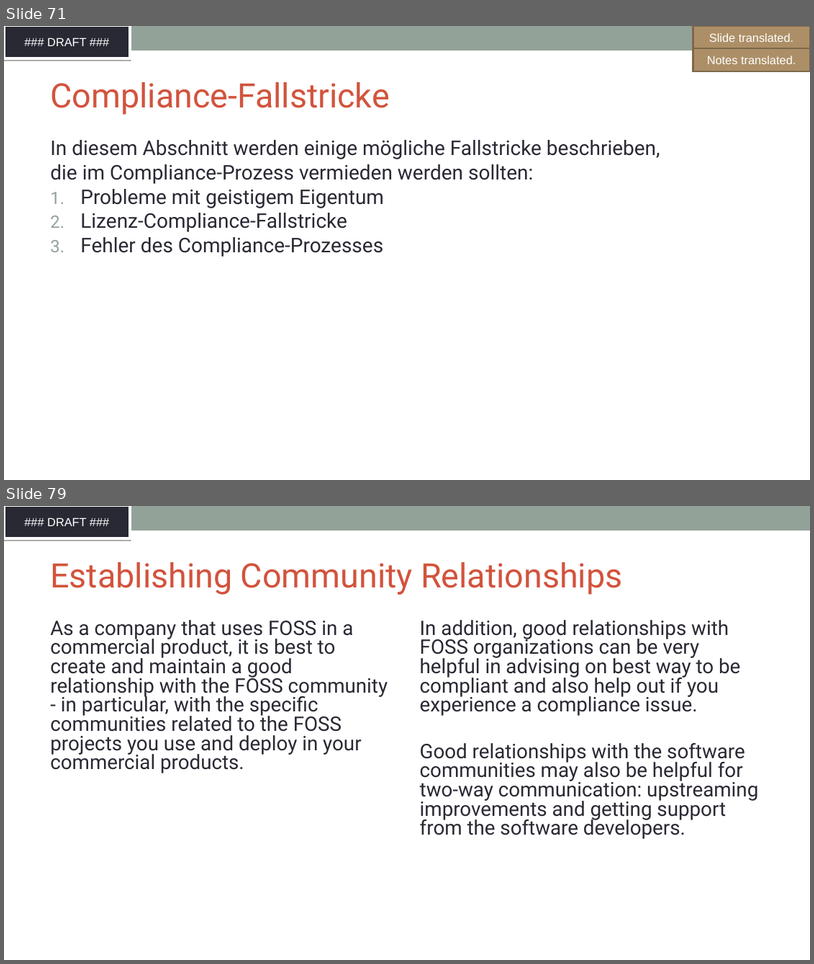
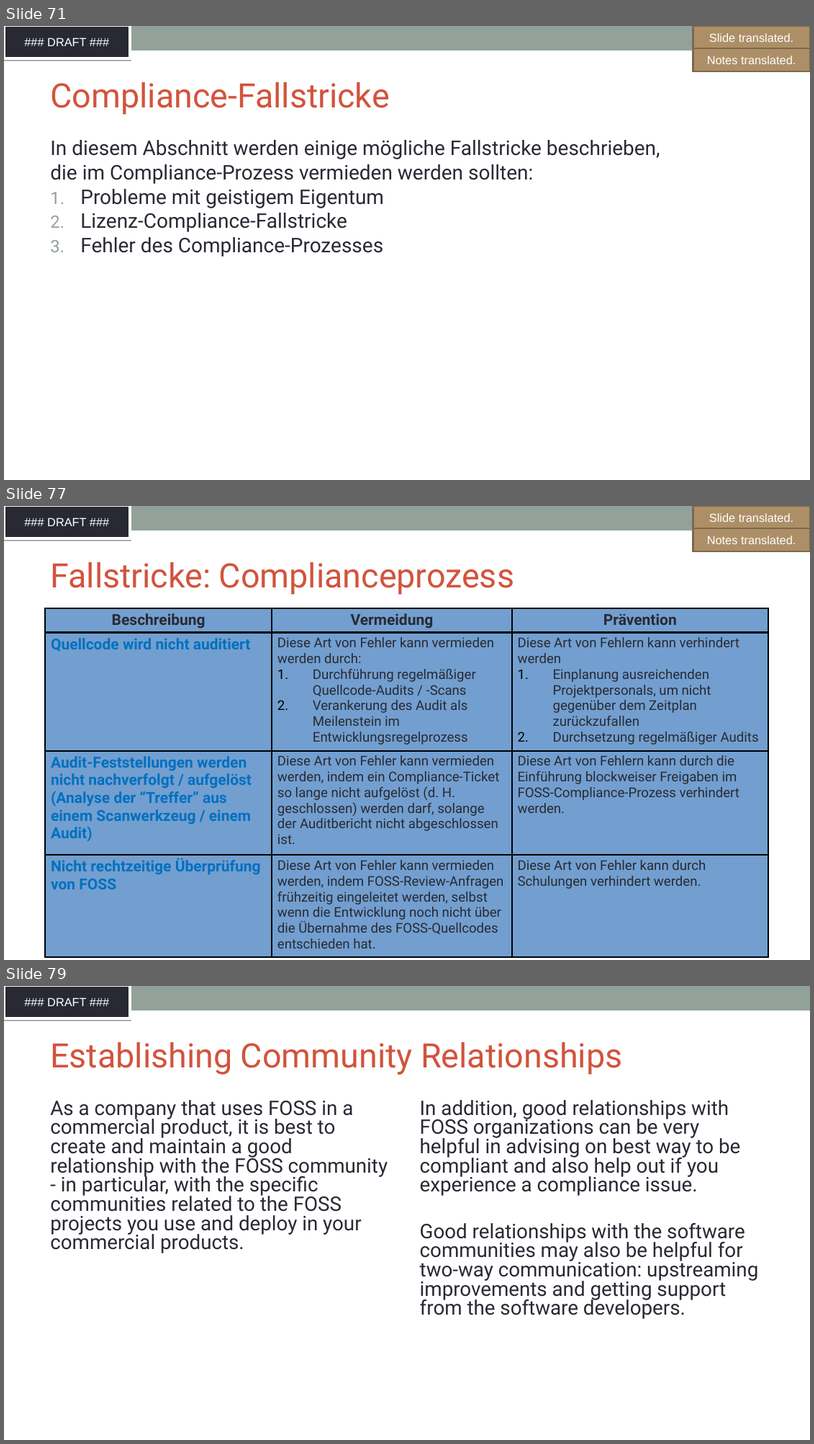
Before and after one commit to SThanheiser/curriculum, a slide deck: translation-DE/slides/DFT_openchain-curriculum-for-1-1_GER.odp. Shown one above the other, each under a label of ours: slides 71 and 79 before the commit, slides 71, 77 and 79 after it; the slides between them are not shown. The pictures are 814x964 and 814x1444 pixels, drawn with LibreOffice and Linux fonts; fonts in the diff are those of the drawing; background and template pictures are left out. Boxes give left, top, right and bottom in pixels: in the first picture for what was removed or moved away, otherwise in the second. Text is boxed around its words. In the diff, an @@ line names an element or a change of style, - is before the commit and + after.

```diff
--- a/translation-DE/slides/DFT_openchain-curriculum-for-1-1_GER.odp
+++ b/translation-DE/slides/DFT_openchain-curriculum-for-1-1_GER.odp
@@ slide 77 added at (4,506,810,960), background #FFFFFF; not listed: 2 template elements that a slide beside it also shows @@
@@ freeform shape added at (694,506,810,529), fill #AD8F67, outline #7E684A 2.01 pt, 14 pt, text #FFFFFF @@
+GFX translated.
@@ freeform shape added at (694,506,810,529), fill #AD8F67, outline #7E684A 2.01 pt, 14 pt, text #FFFFFF @@
+Slide translated.
@@ freeform shape added at (694,528,810,551), fill #AD8F67, outline #7E684A 2.01 pt, 14 pt, text #FFFFFF @@
+Notes translated.
@@ title added at (50,562,514,595), 40 pt, text #D2533C @@
+Fallstricke: Complianceprozess
@@ table added at (45,608,769,957), 4 rows, 3 columns @@
+Beschreibung | Vermeidung | Prävention
+Quellcode wird nicht auditiert | Diese Art von Fehler kann vermieden werden durch: / Durchführung regelmäßiger Quellcode-Audits / -Scans / Verankerung des Audit als Meilenstein im Entwicklungsregelprozess | Diese Art von Fehlern kann verhindert werden / Einplanung ausreichenden Projektpersonals, um nicht gegenüber dem Zeitplan zurückzufallen / Durchsetzung regelmäßiger Audits
+Audit-Feststellungen werden nicht nachverfolgt / aufgelöst / (Analyse der “Treffer” aus einem Scanwerkzeug / einem Audit) | Diese Art von Fehler kann vermieden werden, indem ein Compliance-Ticket so lange nicht aufgelöst (d. H. geschlossen) werden darf, solange der Auditbericht nicht abgeschlossen ist. | Diese Art von Fehlern kann durch die Einführung blockweiser Freigaben im FOSS-Compliance-Prozess verhindert werden.
+Nicht rechtzeitige Überprüfung von FOSS | Diese Art von Fehler kann vermieden werden, indem FOSS-Review-Anfragen frühzeitig eingeleitet werden, selbst wenn die Entwicklung noch nicht über die Übernahme des FOSS-Quellcodes entschieden hat. | Diese Art von Fehler kann durch Schulungen verhindert werden.
```
Also in this commit, not shown: 6 other slides added, 7 slides removed, 1 other file.
